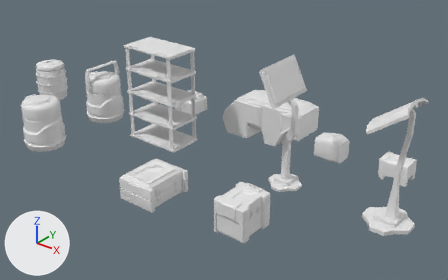
What one commit did to the FBX model Assets/Model/Props/Sci-fi_Props.fbx.
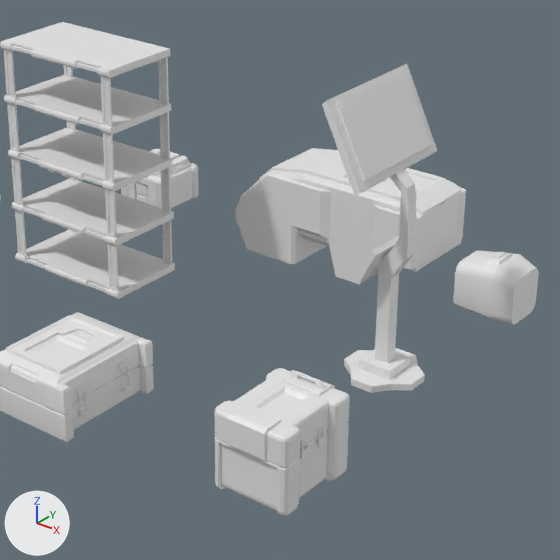
There are two pictures of each version: one whole from a camera (50 mm lens) standing at (6.21, -7.71, 5.2) and looking at (-0.01, 0.06, 0.39), one close up on the part from 28% to 80% of the width and 10% to 94% of the height. The axes (+X, +Y, +Z) are drawn at lower left. The lights are the same throughout. Where no turn or scale is listed for an object, it has been applied to the vertices.

Objects in the first close-up: 'Large_generator.LP', 'Medium_Generator_LP', 'Monitor1_LP', 'Sci-fi_Box1_LP', 'Sci-fi_Desk', 'Sci-fi_Lighting', 'Sci-fi_Shelves'.
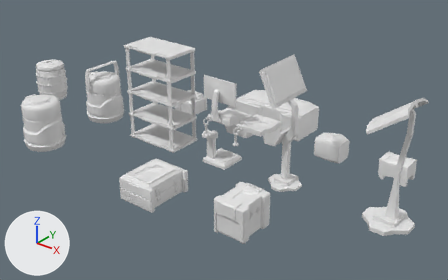
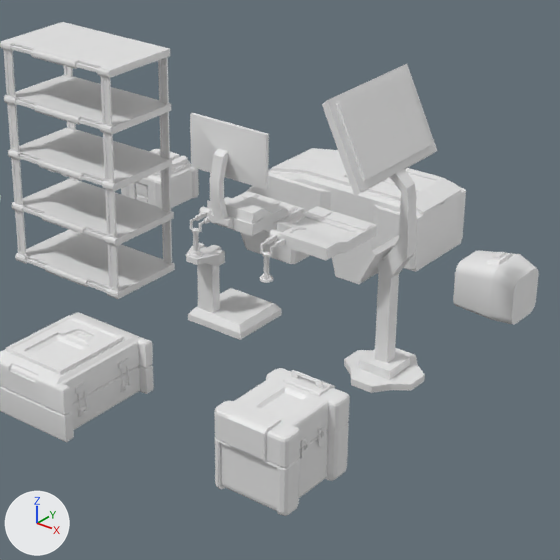
Pixel boxes [x1, y1, x2, y2] of what changed, in the close-ups (560 x 560 px):
'Sci_fi_GunTable', added
    after: [189, 113, 304, 258]
'Sci_fi_Table_Base', added
    after: [186, 243, 282, 340]
'Sci_fi_Table', added
    after: [259, 206, 377, 283]

The edits, one by one:
Mesh me_cylinder_003 is new.
It has 509 vertices, 459 faces and spans x -0.203..0.482, y -0.05..0.795, z -0.016..0.966.
Mesh me_cylinder_006 is new.
It has 405 vertices, 360 faces and spans x -0.126..0.406, y -0.05..0.795, z -0.016..0.288.
Mesh me_cube_036 is new.
It has 157 vertices, 141 faces and spans x -0.25..0.25, y -0.351..0.25, z 0.0..0.594.
Object 'Sci_fi_GunTable' (ob_sci_fi_guntable) is new; it shows me_cylinder_003.
Its location is (-0.124, -0.297, 0.61).
Object 'Sci_fi_Table' (ob_sci_fi_table) is new; it shows me_cylinder_006.
Its location is (0.522, -0.297, 0.61).
Object 'Sci_fi_Table_Base' (ob_sci_fi_table_base) is new; it shows me_cube_036.
Its location is (0.0, 0.0, 0.0).
